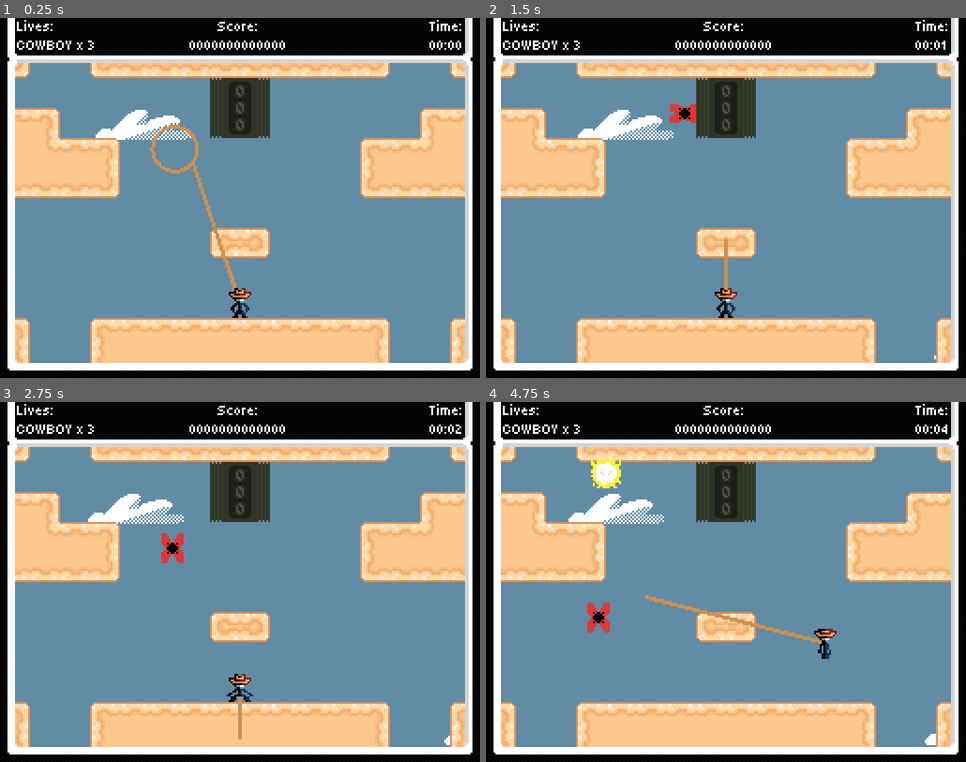
Above: before the commit, frames 1-4 (two rows, left to right).
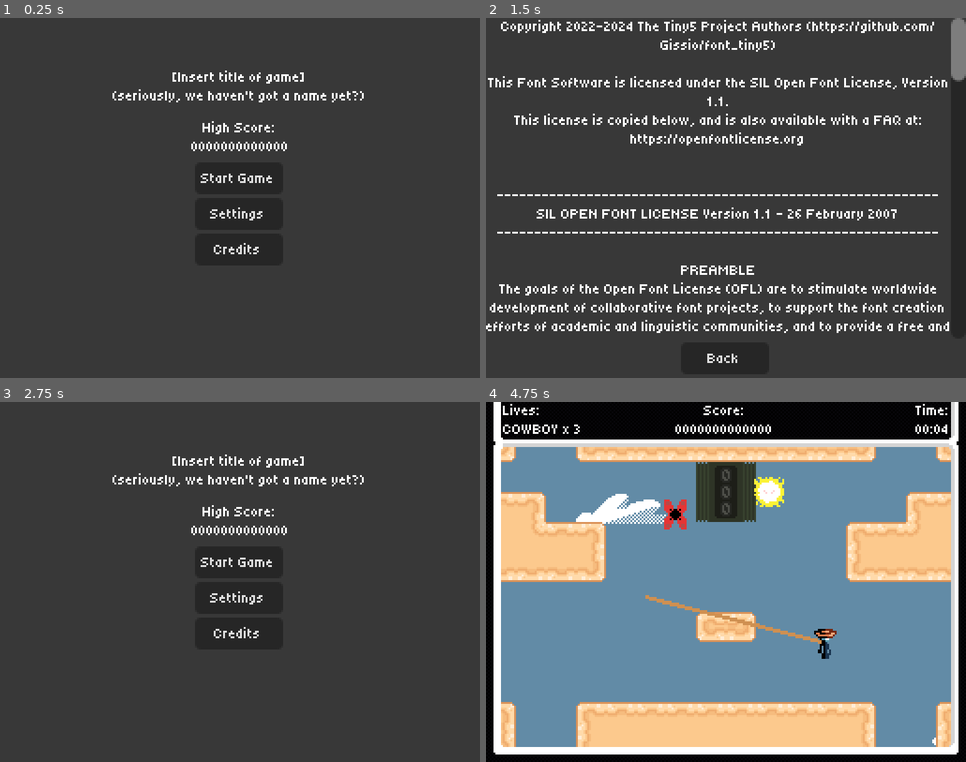
Above: after the commit, the same moments.

Repository: Jcodefox/GMTK-2025
Game: Godot game, scene res://scenes/topscenes/title_topscene.tscn
The game is run twice, just before and just after one commit, with the same random seed, the same clock (stepped at 60 frames per second) and the same inputs. Before the commit the project starts from res://scenes/topscenes/gameplay_topscene.tscn.
Inputs (mouse positions are in pixels of both pictures, inside the frame that each line leads up to):
- Up to frame 1 (0.25 s): no input
- Up to frame 2 (1.5 s): click (726, 212) at 0.5 s, where only the run after the commit has a clickable "Settings"; click (726, 248) at 1.25 s, where only the run after the commit has a clickable "Credits"
- Up to frame 3 (2.75 s): click (240, 744) at 2 s, where only the run after the commit has a clickable "Back"
- Up to frame 4 (4.75 s): click (726, 564) at 2.75 s, where only the run after the commit has a clickable "Start Game"; move the mouse to (831, 564) at 3.52 s; press the mouse at (831, 564) at 3.53 s; hold D (move_right) from 3.53 s (still down); tap Space (move_jump) at 3.77, 4.52 s; move the mouse to (630, 600) at 4.27 s; release the mouse at (630, 600) at 4.28 s; click (630, 600) at 4.35 s

The runs differ from the first frame. In frame 1, 99% of the frame differs, in the area x 0-100%, y 0-100%; in frame 2, 98%; in frame 3, 99%; in frame 4, 1.8%.

Commit message:
added title screen

Diff:
--- a/assets/style/text.tres
+++ b/assets/style/text.tres
@@ -3,6 +3,10 @@
 [ext_resource type="FontFile" uid="uid://bd76c45vwyqcg" path="res://assets/font/Tiny5-Regular.ttf" id="1_1xnau"]
 
 [resource]
+Button/font_sizes/font_size = 8
+Button/fonts/font = ExtResource("1_1xnau")
+Label/font_sizes/font_size = 8
+Label/fonts/font = ExtResource("1_1xnau")
 RichTextLabel/constants/line_separation = 1
 RichTextLabel/font_sizes/normal_font_size = 8
 RichTextLabel/fonts/normal_font = ExtResource("1_1xnau")
--- a/project.godot
+++ b/project.godot
@@ -11,7 +11,7 @@
 [application]
 
 config/name="gmtk_2025"
-run/main_scene="uid://dwe36qbpqlr3w"
+run/main_scene="uid://bwd23iblylkty"
 config/features=PackedStringArray("4.4", "GL Compatibility")
 config/icon="res://icon.svg"
 
--- a/scenes/prefabs/float_score_num.tscn
+++ b/scenes/prefabs/float_score_num.tscn
@@ -1,13 +1,9 @@
-[gd_scene load_steps=4 format=3 uid="uid://djipk38xu5jef"]
+[gd_scene load_steps=3 format=3 uid="uid://djipk38xu5jef"]
 
-[ext_resource type="FontFile" uid="uid://bd76c45vwyqcg" path="res://assets/font/Tiny5-Regular.ttf" id="1_j2hny"]
+[ext_resource type="Theme" uid="uid://bk5ddumg2jusp" path="res://assets/style/text.tres" id="1_j2hny"]
 [ext_resource type="Script" uid="uid://pbex6vqkgjii" path="res://scripts/prefabs/float_score_num.gd" id="2_oji2u"]
 
-[sub_resource type="LabelSettings" id="LabelSettings_2fkuj"]
-font = ExtResource("1_j2hny")
-font_size = 8
-
 [node name="FloatScoreNum" type="Label"]
+theme = ExtResource("1_j2hny")
 text = "[unset]"
-label_settings = SubResource("LabelSettings_2fkuj")
 script = ExtResource("2_oji2u")
--- a/scenes/prefabs/game_over_screen.tscn
+++ b/scenes/prefabs/game_over_screen.tscn
@@ -1,8 +1,7 @@
-[gd_scene load_steps=4 format=3 uid="uid://c7sqyqehhxymg"]
+[gd_scene load_steps=3 format=3 uid="uid://c7sqyqehhxymg"]
 
 [ext_resource type="Script" uid="uid://cwwct4ie5axod" path="res://scripts/prefabs/game_over_screen.gd" id="1_7btcs"]
 [ext_resource type="Theme" uid="uid://bk5ddumg2jusp" path="res://assets/style/text.tres" id="1_hf0xv"]
-[ext_resource type="FontFile" uid="uid://bd76c45vwyqcg" path="res://assets/font/Tiny5-Regular.ttf" id="3_qxfbk"]
 
 [node name="GameOverScreen" type="Control"]
 process_mode = 3
@@ -83,8 +82,24 @@
 offset_bottom = 61.0
 grow_horizontal = 2
 grow_vertical = 2
-theme_override_fonts/font = ExtResource("3_qxfbk")
-theme_override_font_sizes/font_size = 8
+theme = ExtResource("1_hf0xv")
 text = "Replay"
 
+[node name="Button2" type="Button" parent="."]
+layout_mode = 1
+anchors_preset = 8
+anchor_left = 0.5
+anchor_top = 0.5
+anchor_right = 0.5
+anchor_bottom = 0.5
+offset_left = -15.5
+offset_top = 65.0
+offset_right = 15.5
+offset_bottom = 82.0
+grow_horizontal = 2
+grow_vertical = 2
+theme = ExtResource("1_hf0xv")
+text = "Return to Title"
+
 [connection signal="pressed" from="Button" to="." method="_on_button_pressed"]
+[connection signal="pressed" from="Button2" to="." method="_on_button_2_pressed"]
--- /dev/null
+++ b/scenes/topscenes/title_topscene.tscn
@@ -0,0 +1,214 @@
+[gd_scene load_steps=3 format=3 uid="uid://bwd23iblylkty"]
+
+[ext_resource type="Script" uid="uid://2jgx211gio68" path="res://scripts/prefabs/title_topscene.gd" id="1_gbtve"]
+[ext_resource type="Theme" uid="uid://bk5ddumg2jusp" path="res://assets/style/text.tres" id="1_yqnk8"]
+
+[node name="TitleTopscene" type="Control"]
+layout_mode = 3
+anchors_preset = 15
+anchor_right = 1.0
+anchor_bottom = 1.0
+grow_horizontal = 2
+grow_vertical = 2
+script = ExtResource("1_gbtve")
+
+[node name="ColorRect" type="ColorRect" parent="."]
+layout_mode = 0
+offset_right = 256.0
+offset_bottom = 192.0
+color = Color(0.219501, 0.219501, 0.219501, 1)
+
+[node name="Buttons" type="Control" parent="."]
+anchors_preset = 0
+offset_right = 256.0
+offset_bottom = 192.0
+
+[node name="Title" type="RichTextLabel" parent="Buttons"]
+layout_mode = 1
+anchors_preset = -1
+anchor_top = 0.119792
+anchor_right = 1.0
+anchor_bottom = 0.270833
+grow_horizontal = 2
+theme = ExtResource("1_yqnk8")
+bbcode_enabled = true
+text = "[Insert title of game]
+(seriously, we haven't got a name yet?)"
+horizontal_alignment = 1
+vertical_alignment = 1
+metadata/_edit_use_anchors_ = true
+
+[node name="High_Score" type="RichTextLabel" parent="Buttons"]
+layout_mode = 1
+anchors_preset = -1
+anchor_top = 0.260417
+anchor_right = 1.0
+anchor_bottom = 0.411458
+grow_horizontal = 2
+theme = ExtResource("1_yqnk8")
+bbcode_enabled = true
+horizontal_alignment = 1
+vertical_alignment = 1
+metadata/_edit_use_anchors_ = true
+
+[node name="Start" type="Button" parent="Buttons"]
+layout_mode = 1
+anchors_preset = -1
+anchor_left = 0.408203
+anchor_top = 0.401042
+anchor_right = 0.591797
+anchor_bottom = 0.489583
+grow_horizontal = 2
+grow_vertical = 2
+theme = ExtResource("1_yqnk8")
+text = "Start Game"
+metadata/_edit_use_anchors_ = true
+
+[node name="Settings" type="Button" parent="Buttons"]
+layout_mode = 1
+anchors_preset = -1
+anchor_left = 0.408203
+anchor_top = 0.5
+anchor_right = 0.591797
+anchor_bottom = 0.588542
+grow_horizontal = 2
+grow_vertical = 2
+theme = ExtResource("1_yqnk8")
+text = "Settings
+"
+metadata/_edit_use_anchors_ = true
+
+[node name="Credits" type="Button" parent="Buttons"]
+layout_mode = 1
+anchors_preset = -1
+anchor_left = 0.408203
+anchor_top = 0.598958
+anchor_right = 0.591797
+anchor_bottom = 0.6875
+grow_horizontal = 2
+grow_vertical = 2
+theme = ExtResource("1_yqnk8")
+text = "Credits
+"
+metadata/_edit_use_anchors_ = true
+
+[node name="Credits" type="Control" parent="."]
+visible = false
+anchors_preset = 0
+offset_right = 256.0
+offset_bottom = 192.0
+
+[node name="RichTextLabel" type="RichTextLabel" parent="Credits"]
+layout_mode = 0
+offset_right = 256.0
+offset_bottom = 171.0
+theme = ExtResource("1_yqnk8")
+text = "Copyright 2022-2024 The Tiny5 Project Authors (https://github.com/Gissio/font_tiny5)
+
+This Font Software is licensed under the SIL Open Font License, Version 1.1.
+This license is copied below, and is also available with a FAQ at:
+https://openfontlicense.org
+
+
+-----------------------------------------------------------
+SIL OPEN FONT LICENSE Version 1.1 - 26 February 2007
+-----------------------------------------------------------
+
+PREAMBLE
+The goals of the Open Font License (OFL) are to stimulate worldwide
+development of collaborative font projects, to support the font creation
+efforts of academic and linguistic communities, and to provide a free and
+open framework in which fonts may be shared and improved in partnership
+with others.
+
+The OFL allows the licensed fonts to be used, studied, modified and
+redistributed freely as long as they are not sold by themselves. The
+fonts, including any derivative works, can be bundled, embedded,
+redistributed and/or sold with any software provided that any reserved
+names are not used by derivative works. The fonts and derivatives,
+however, cannot be released under any other type of license. The
+requirement for fonts to remain under this license does not apply
+to any document created using the fonts or their derivatives.
+
+DEFINITIONS
+\"Font Software\" refers to the set of files released by the Copyright
+Holder(s) under this license and clearly marked as such. This may
+include source files, build scripts and documentation.
+
+\"Reserved Font Name\" refers to any names specified as such after the
+copyright statement(s).
+
+\"Original Version\" refers to the collection of Font Software components as
+distributed by the Copyright Holder(s).
+
+\"Modified Version\" refers to any derivative made by adding to, deleting,
+or substituting -- in part or in whole -- any of the components of the
+Original Version, by changing formats or by porting the Font Software to a
+new environment.
+
+\"Author\" refers to any designer, engineer, programmer, technical
+writer or other person who contributed to the Font Software.
+
+PERMISSION & CONDITIONS
+Permission is hereby granted, free of charge, to any person obtaining
+a copy of the Font Software, to use, study, copy, merge, embed, modify,
+redistribute, and sell modified and unmodified copies of the Font
+Software, subject to the following conditions:
+
+1) Neither the Font Software nor any of its individual components,
+in Original or Modified Versions, may be sold by itself.
+
+2) Original or Modified Versions of the Font Software may be bundled,
+redistributed and/or sold with any software, provided that each copy
+contains the above copyright notice and this license. These can be
+included either as stand-alone text files, human-readable headers or
+in the appropriate machine-readable metadata fields within text or
+binary files as long as those fields can be easily viewed by the user.
+
+3) No Modified Version of the Font Software may use the Reserved Font
+Name(s) unless explicit written permission is granted by the corresponding
+Copyright Holder. This restriction only applies to the primary font name as
+presented to the users.
+
+4) The name(s) of the Copyright Holder(s) or the Author(s) of the Font
+Software shall not be used to promote, endorse or advertise any
+Modified Version, except to acknowledge the contribution(s) of the
+Copyright Holder(s) and the Author(s) or with their explicit written
+permission.
+
+5) The Font Software, modified or unmodified, in part or in whole,
+must be distributed entirely under this license, and must not be
+distributed under any other license. The requirement for fonts to
+remain under this license does not apply to any document created
+using the Font Software.
+
+TERMINATION
+This license becomes null and void if any of the above conditions are
+not met.
+
+DISCLAIMER
+THE FONT SOFTWARE IS PROVIDED \"AS IS\", WITHOUT WARRANTY OF ANY KIND,
+EXPRESS OR IMPLIED, INCLUDING BUT NOT LIMITED TO ANY WARRANTIES OF
+MERCHANTABILITY, FITNESS FOR A PARTICULAR PURPOSE AND NONINFRINGEMENT
+OF COPYRIGHT, PATENT, TRADEMARK, OR OTHER RIGHT. IN NO EVENT SHALL THE
+COPYRIGHT HOLDER BE LIABLE FOR ANY CLAIM, DAMAGES OR OTHER LIABILITY,
+INCLUDING ANY GENERAL, SPECIAL, INDIRECT, INCIDENTAL, OR CONSEQUENTIAL
+DAMAGES, WHETHER IN AN ACTION OF CONTRACT, TORT OR OTHERWISE, ARISING
+FROM, OUT OF THE USE OR INABILITY TO USE THE FONT SOFTWARE OR FROM
+OTHER DEALINGS IN THE FONT SOFTWARE."
+horizontal_alignment = 1
+vertical_alignment = 1
+
+[node name="Back" type="Button" parent="Credits"]
+layout_mode = 1
+anchors_preset = -1
+anchor_left = 0.408203
+anchor_top = 0.901042
+anchor_right = 0.591797
+anchor_bottom = 0.989583
+grow_horizontal = 2
+grow_vertical = 2
+theme = ExtResource("1_yqnk8")
+text = "Back
+"
+metadata/_edit_use_anchors_ = true
--- a/scripts/prefabs/game_over_screen.gd
+++ b/scripts/prefabs/game_over_screen.gd
@@ -1,4 +1,6 @@
 extends Control
+
+@onready var title_topscene : PackedScene = preload("res://scenes/topscenes/title_topscene.tscn");
 
 func _process(delta: float) -> void:
 	$VBoxContainer/Score.text = "Score:\n%012d0" % Globals.score
@@ -8,3 +10,8 @@
 
 func _on_button_pressed() -> void:
 	Globals.reset_game()
+
+
+func _on_button_2_pressed() -> void:
+	get_tree().paused = false;
+	get_tree().change_scene_to_packed(title_topscene)
--- /dev/null
+++ b/scripts/prefabs/title_topscene.gd
@@ -0,0 +1,20 @@
+extends Control
+
+@onready var gameplay_topscene : PackedScene = load("res://scenes/topscenes/gameplay_topscene.tscn");
+
+func _ready() -> void:
+	$Buttons/High_Score.text = "High Score:\n%012d0" % Globals.high_score;
+	$Buttons/Start.pressed.connect(_on_start_pressed);
+	$Buttons/Credits.pressed.connect(_on_credits_pressed);
+	$Credits/Back.pressed.connect(_on_back_pressed);
+
+func _on_start_pressed() -> void:
+	get_tree().change_scene_to_packed(gameplay_topscene);
+
+func _on_credits_pressed() -> void:
+	$Buttons.hide();
+	$Credits.show();
+
+func _on_back_pressed() -> void:
+	$Buttons.show();
+	$Credits.hide();
Not shown, added: scripts/prefabs/title_topscene.gd.uid
